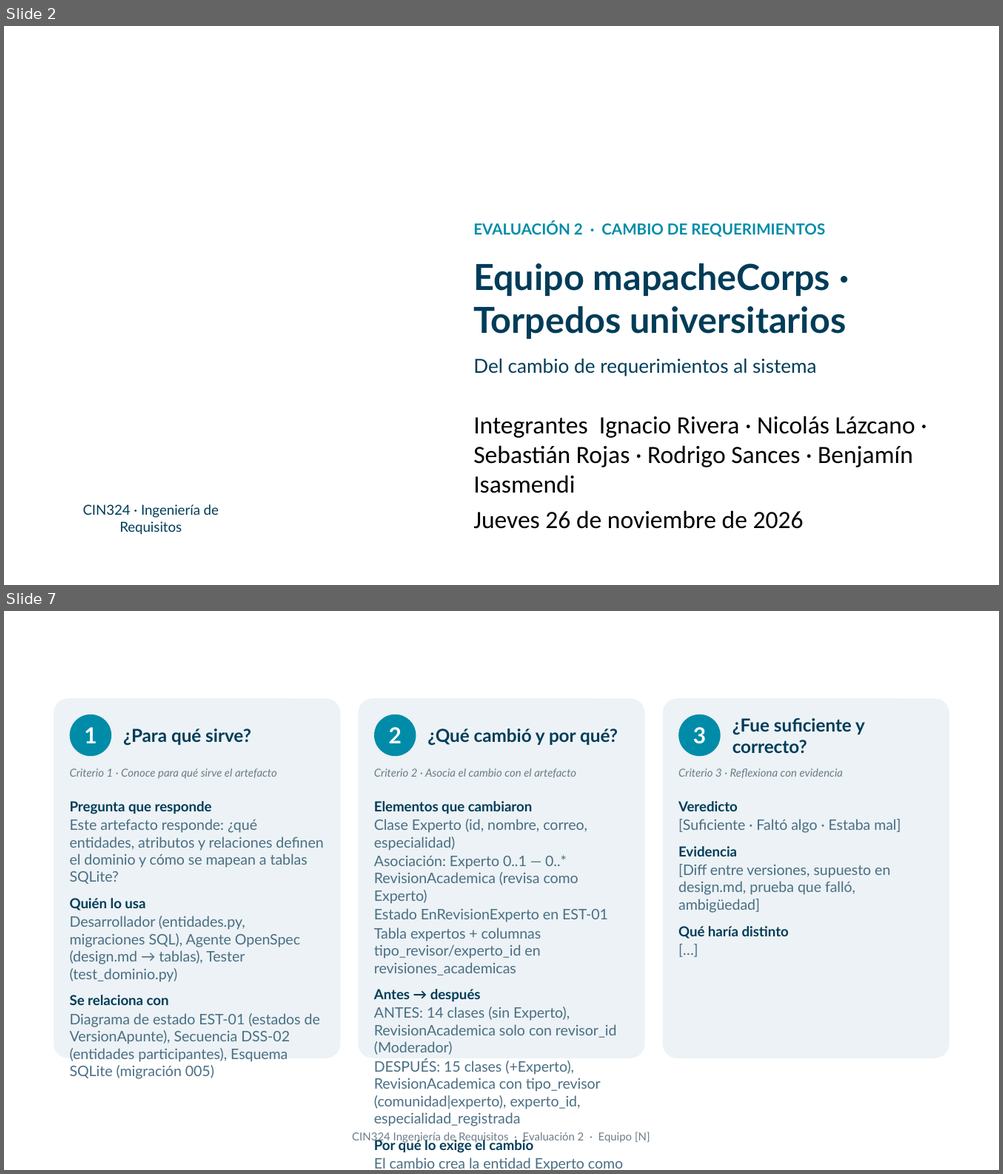
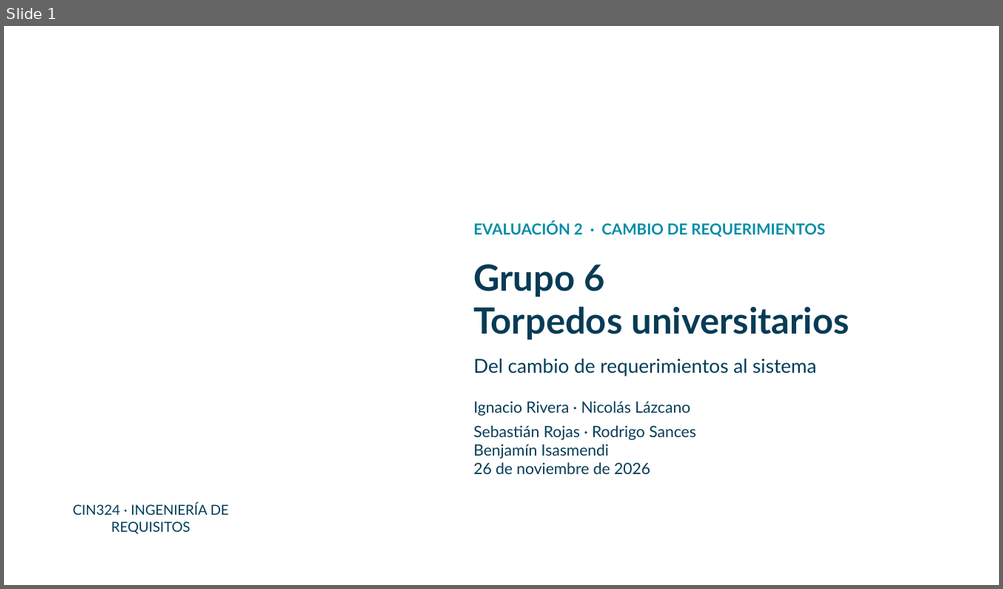
Before and after one commit to mapacheCorps/entrega, a slide deck: eval2/Presentacion_Evaluacion2_mapacheCorps.pptx. Shown one above the other, each under a label of ours: slides 2 and 7 before the commit, slide 1 after it; the slides between them are not shown. The pictures are 1003x1174 and 1003x589 pixels, drawn with LibreOffice and Linux fonts; fonts in the diff are those of the drawing; background and template pictures are left out. Boxes give left, top, right and bottom in pixels: in the first picture for what was removed or moved away, otherwise in the second. Text is boxed around its words. In the diff, an @@ line names an element or a change of style, - is before the commit and + after.

Commit message:
Cierra la entrega de Evaluación 2 y corrige la demo de Experto

```diff
--- a/eval2/Presentacion_Evaluacion2_mapacheCorps.pptx
+++ b/eval2/Presentacion_Evaluacion2_mapacheCorps.pptx
@@ slide 7 removed at <box>4,611,999,1170</box>, background picture (left out) @@
@@ text removed at <box>54,622,949,662</box> @@
-Modelo de dominio · Modelo de dominio · Responsable: Sebastián Rojas
@@ rounded rectangle removed at <box>54,698,340,1059</box> @@
@@ rounded rectangle removed at <box>358,698,645,1059</box> @@
@@ rounded rectangle removed at <box>663,698,949,1059</box> @@
@@ ellipse removed at <box>70,715,111,756</box> @@
-1
@@ ellipse removed at <box>374,715,415,756</box> @@
-2
@@ ellipse removed at <box>678,715,720,756</box> @@
-3
@@ text removed at <box>732,718,865,753</box> @@
-¿Fue suficiente y correcto?
@@ text removed at <box>123,729,251,746</box> @@
-¿Para qué sirve?
@@ text removed at <box>427,729,617,746</box> @@
-¿Qué cambió y por qué?
@@ text removed at <box>70,769,277,779</box> @@
-Criterio 1 · Conoce para qué sirve el artefacto
@@ text removed at <box>374,769,576,778</box> @@
-Criterio 2 · Asocia el cambio con el artefacto
@@ text removed at <box>678,769,842,778</box> @@
-Criterio 3 · Reflexiona con evidencia
@@ text removed at <box>70,801,323,1079</box> @@
-Pregunta que responde
-Este artefacto responde: ¿qué entidades, atributos y relaciones definen el dominio y cómo se mapean a tablas SQLite?
-Quién lo usa
-Desarrollador (entidades.py, migraciones SQL), Agente OpenSpec (design.md → tablas), Tester (test_dominio.py)
-Se relaciona con
-Diagrama de estado EST-01 (estados de VersionApunte), Secuencia DSS-02 (entidades participantes), Esquema SQLite (migración 005)
@@ text removed at <box>374,801,623,1170</box> @@
-Elementos que cambiaron
-Clase Experto (id, nombre, correo, especialidad)
-Asociación: Experto 0..1 — 0..* RevisionAcademica (revisa como Experto)
-Estado EnRevisionExperto en EST-01
-Tabla expertos + columnas tipo_revisor/experto_id en revisiones_academicas
-Antes → después
-ANTES: 14 clases (sin Experto), RevisionAcademica solo con revisor_id (Moderador)
-DESPUÉS: 15 clases (+Experto), RevisionAcademica con tipo_revisor (comunidad|experto), experto_id, especialidad_registrada
-Por qué lo exige el cambio
-El cambio crea la entidad Experto como actor externo que participa en la revisión; el modelo de dominio debe reflejarla con sus atributos y relaciones para que OpenSpec derive tablas y transiciones correctas.
@@ text removed at <box>678,801,900,939</box> @@
-Veredicto
-[Suficiente · Faltó algo · Estaba mal]
-Evidencia
-[Diff entre versiones, supuesto en design.md, prueba que falló, ambigüedad]
-Qué haría distinto
-[…]
@@ text removed at <box>352,1132,650,1144</box> @@
-CIN324 Ingeniería de Requisitos · Evaluación 2 · Equipo [N]
@@ what was slide 2 is now slide 1 @@
@@ slide 1 changed as well @@
@@ text at <box>473,264,848,340</box>: text changed; size 26 to 26.2 pt; text colour #003C58 to #073B56 @@
-Equipo mapacheCorps · Torpedos universitarios
+Grupo 6
+Torpedos universitarios
@@ text at <box>473,401,696,474</box>: text changed; size 18 to 11.2 pt; font Calibri to Lato; text colour #000000 to #073B56 @@
-Integrantes Ignacio Rivera · Nicolás Lázcano · Sebastián Rojas · Rodrigo Sances · Benjamín Isasmendi
-Jueves 26 de noviembre de 2026
+Ignacio Rivera · Nicolás Lázcano
+Sebastián Rojas · Rodrigo Sances
+Benjamín Isasmendi
+26 de noviembre de 2026
@@ text at <box>73,503,229,534</box>: text changed @@
-CIN324 · Ingeniería de Requisitos
+CIN324 · INGENIERÍA DE REQUISITOS
```
Also in this commit, not shown: 4 other slides changed, 11 slides added, 9 other slides removed, 40 other files.
